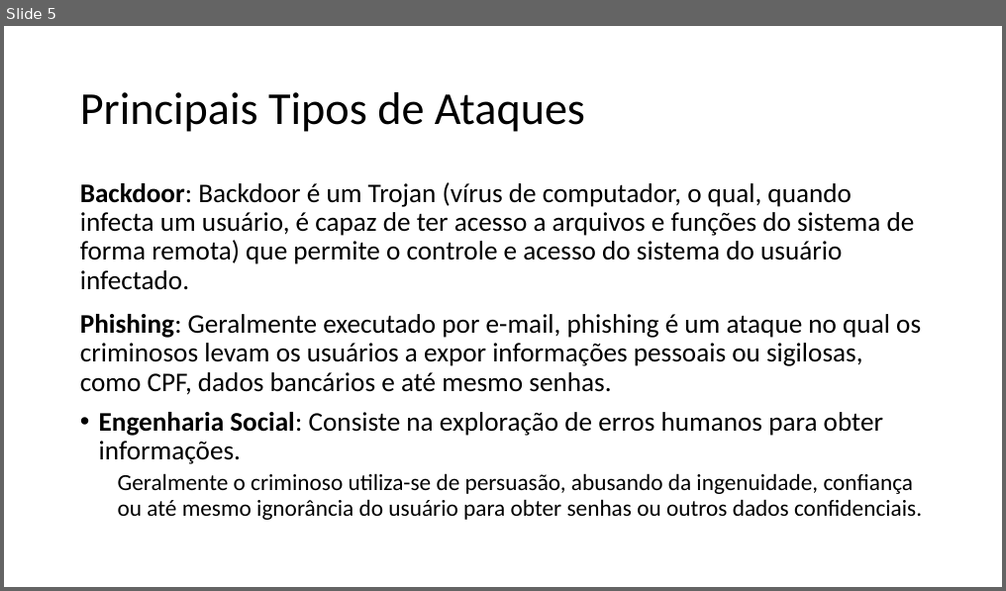
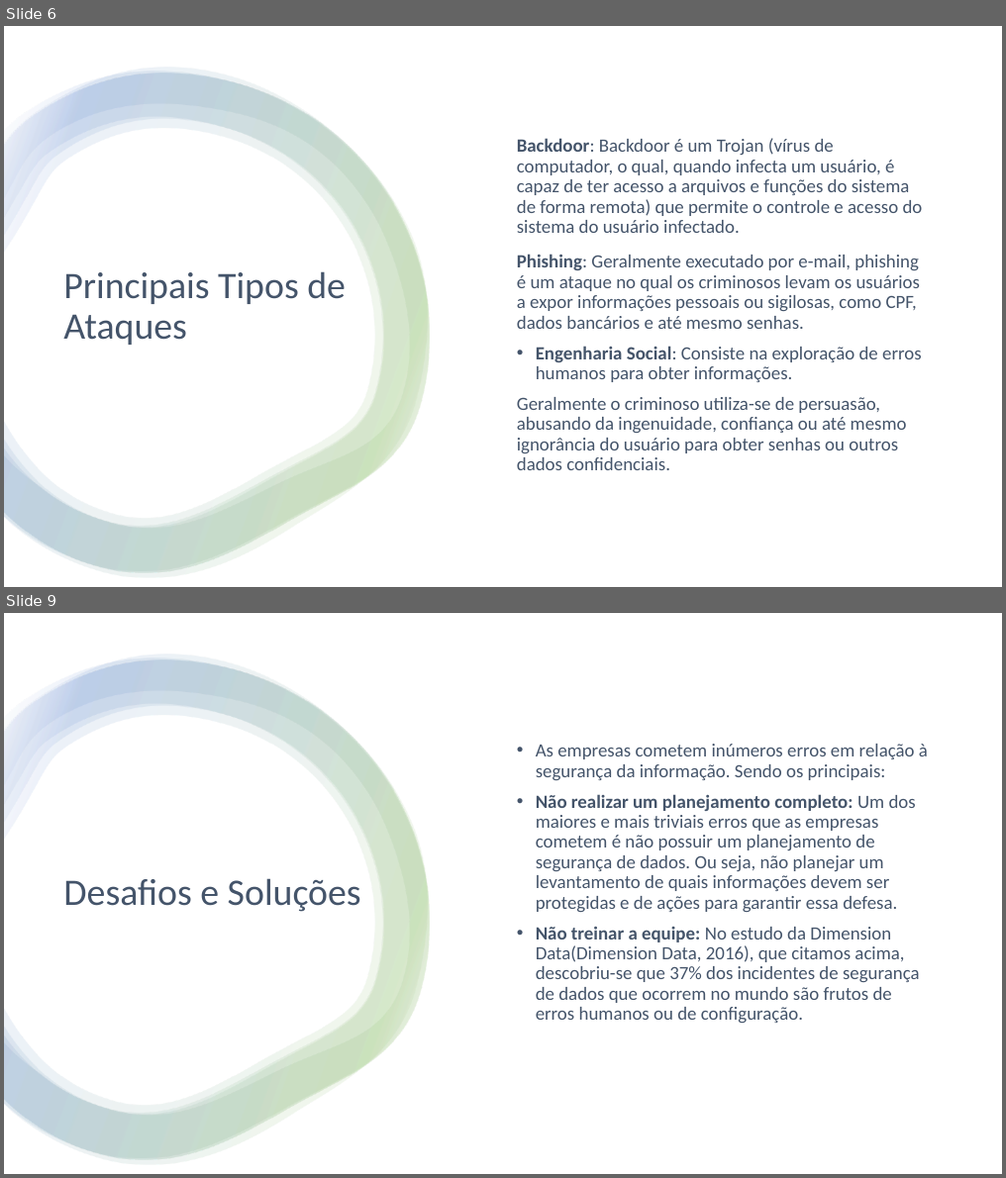
Before and after one commit to Material-IFSP/MPC-4, a slide deck: Apresentação.pptx. Shown one above the other, each under a label of ours: slide 5 before the commit, slides 6 and 9 after it; the slides between them are not shown. The pictures are 1006x591 and 1006x1178 pixels, drawn with LibreOffice and Linux fonts; fonts in the diff are those of the drawing. Boxes give left, top, right and bottom in pixels: in the first picture for what was removed or moved away, otherwise in the second. Text is boxed around its words. In the diff, an @@ line names an element or a change of style, - is before the commit and + after.

```diff
--- a/Apresentação.pptx
+++ b/Apresentação.pptx
@@ slide 9 added at bbox=[4, 613, 1002, 1174], background #FFFFFF @@
@@ rectangle added at bbox=[4, 613, 1002, 1174], fill #FFFFFF @@
@@ group added at bbox=[4, 655, 430, 1165]: 4 freeform shapes @@
@@ text added at bbox=[536, 744, 928, 1024], 18 pt, text #44546A @@
+• As empresas cometem inúmeros erros em relação à segurança da informação. Sendo os principais:
+• Não realizar um planejamento completo: Um dos maiores e mais triviais erros que as empresas cometem é não possuir um planejamento de segurança de dados. Ou seja, não planejar um levantamento de quais informações devem ser protegidas e de ações para garantir essa defesa.
+• Não treinar a equipe: No estudo da Dimension Data(Dimension Data, 2016), que citamos acima, descobriu-se que 37% dos incidentes de segurança de dados que ocorrem no mundo são frutos de erros humanos ou de configuração.
@@ title added at bbox=[63, 878, 361, 912], 36 pt, text #44546A @@
+Desafios e Soluções
@@ what was slide 5 is now slide 6 @@
@@ slide 6 changed as well @@
@@ rectangle added at bbox=[4, 26, 1002, 587], fill #FFFFFF @@
@@ group added at bbox=[4, 68, 430, 578]: 4 freeform shapes @@
@@ text "Backdoor: Backdoor é um Trojan ...": place and size @@
-text "Backdoor: Backdoor é um Trojan ..." at bbox=[80, 182, 922, 520]
+text "Backdoor: Backdoor é um Trojan ..." at bbox=[517, 138, 923, 471]
@@ text "Backdoor: Backdoor é um Trojan ..." at bbox=[517, 138, 923, 471]: size 25.9 to 18 pt in "Backdoor: Backdoor é um Trojan (vírus de ..."; text colour #000000 to #44546A; size 22.2 to 18 pt in "Geralmente o criminoso utiliza-se de persuasão, abusando ..."; list level 2 to 1 in "Geralmente o criminoso utiliza-se de ..."; vertical alignment top to middle @@
@@ title "Principais Tipos de Ataques": place and size @@
-title "Principais Tipos de Ataques" at bbox=[80, 92, 585, 132]
+title "Principais Tipos de Ataques" at bbox=[63, 272, 346, 345]
@@ title "Principais Tipos de Ataques" at bbox=[63, 272, 346, 345]: size 44 to 36 pt, text colour #000000 to #44546A @@
```
Also in this commit, not shown: 5 other slides changed, 15 other slides added, 6 slides removed.
